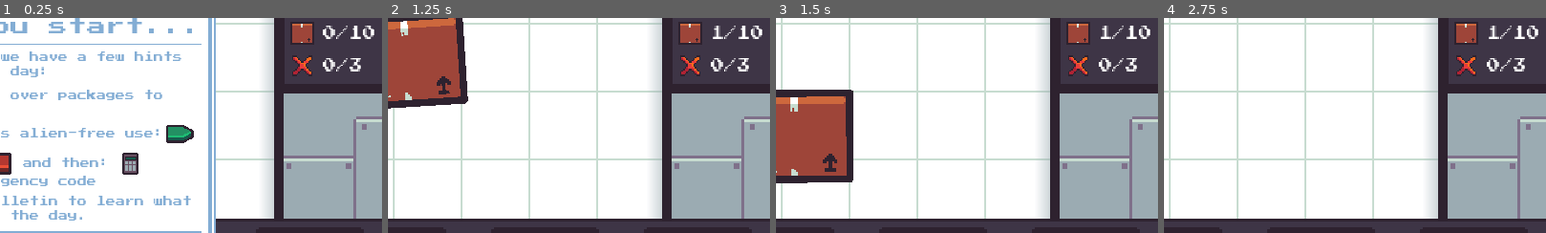
Above: before the commit, frames 1-4 (left to right).
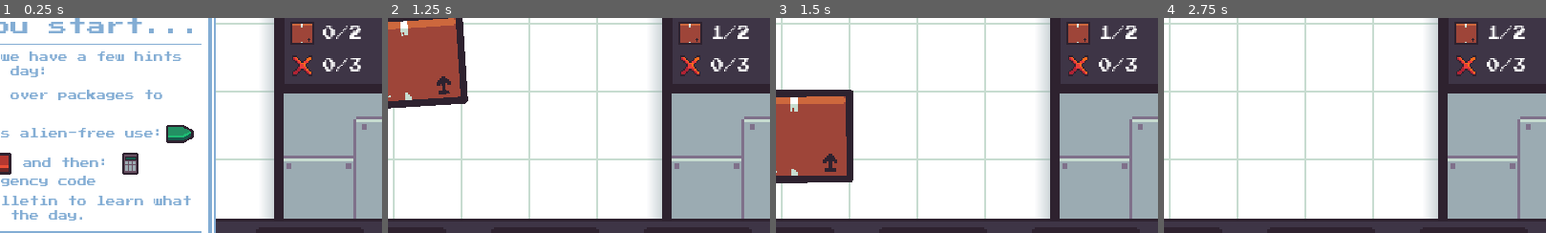
Above: after the commit, the same moments.

Repository: FixelDev/inside-out-inc
Game: Godot game, scene res://scenes/game/game.tscn
The game is run twice, just before and just after one commit, with the same random seed, the same clock (stepped at 60 frames per second) and the same inputs.
Inputs (mouse positions are % of the whole screen's width and height, from its top left):
- Up to frame 1 (0.25 s): no input
- Up to frame 2 (1.25 s): click "Begin" at 0.5 s
- Up to frame 3 (1.5 s): move the mouse to (72, 45) at 1.27 s
- Up to frame 4 (2.75 s): click "ACCEPT" at 2 s
The pictures show only the part of the screen within x 47-97%, y 16-66%; the shares and areas given below are measured in that part.

The runs differ from the first frame. In frame 1, 0.2% of the frame differs, in the area x 91-98%, y 3-10%; in frame 2, 0.2%; in frame 3, 0.2%; in frame 4, 0.2%.

Commit message:
Added ceo and ending scene

Diff:
--- a/day/day0.tres
+++ b/day/day0.tres
@@ -4,8 +4,8 @@
 
 [resource]
 script = ExtResource("1_7ig46")
-number = 0
-packages_amount = 10
+number = 1
+packages_amount = 2
 strikes_amount = 3
 normal_time_left = 10.0
 emergency_time_left = 7.0
--- /dev/null
+++ b/entities/ceo/ceo.tscn
@@ -0,0 +1,13 @@
+[gd_scene load_steps=4 format=3 uid="uid://dwxqwd52lirsk"]
+
+[ext_resource type="PackedScene" uid="uid://cf55jit22rshh" path="res://entities/packages/alien_package/alien_package.tscn" id="1_8p45j"]
+[ext_resource type="Texture2D" uid="uid://bxboil1cs7nua" path="res://entities/ceo/ceo.png" id="2_ghyje"]
+[ext_resource type="Texture2D" uid="uid://bqi5n1nfuk6t8" path="res://entities/ceo/ceo_xray.png" id="3_u3hx4"]
+
+[node name="Ceo" instance=ExtResource("1_8p45j")]
+
+[node name="NormalSprite" parent="." index="0"]
+texture = ExtResource("2_ghyje")
+
+[node name="XRaySprite" parent="." index="1"]
+texture = ExtResource("3_u3hx4")
--- a/entities/packages/alien_package/alien_package.gd
+++ b/entities/packages/alien_package/alien_package.gd
@@ -1 +1,6 @@
 class_name AlienPackage extends Package
+
+
+func _ready() -> void:
+	%XRaySprite.material = window_mask
+	%NormalSprite.material = window_mask
--- a/globals/day_manager/day_manager.gd
+++ b/globals/day_manager/day_manager.gd
@@ -11,4 +11,9 @@
 
 func increase_day() -> void:
 	current_day_index += 1
+
 	current_day = days[current_day_index]
+
+
+func is_last_day() -> bool:
+	return current_day.number == days.size()
--- a/globals/scene_manager/scene_manager.gd
+++ b/globals/scene_manager/scene_manager.gd
@@ -4,6 +4,7 @@
 @export var menu_scene: PackedScene
 @export var galactic_bulletin_scene: PackedScene
 @export var game_over_scene: PackedScene
+@export var ending_scene: PackedScene
 
 func load_scene(scene_to_load: PackedScene) -> void:
 	get_tree().change_scene_to_packed(scene_to_load)
--- a/globals/scene_manager/scene_manager.tscn
+++ b/globals/scene_manager/scene_manager.tscn
@@ -1,10 +1,11 @@
-[gd_scene load_steps=6 format=3 uid="uid://be04v30voe4it"]
+[gd_scene load_steps=7 format=3 uid="uid://be04v30voe4it"]
 
 [ext_resource type="Script" path="res://globals/scene_manager/scene_manager.gd" id="1_liu1a"]
 [ext_resource type="PackedScene" uid="uid://domuj11pt21e0" path="res://scenes/game/game.tscn" id="2_amwk1"]
 [ext_resource type="PackedScene" uid="uid://du7fbmcghrmf4" path="res://scenes/menu/menu.tscn" id="3_1yvtm"]
 [ext_resource type="PackedScene" uid="uid://fuicjracfebf" path="res://scenes/game_over/game_over.tscn" id="4_2omyk"]
 [ext_resource type="PackedScene" uid="uid://ddbur8nrk7v2v" path="res://scenes/galactic_bulletin/galactic_bulletin.tscn" id="4_r7uft"]
+[ext_resource type="PackedScene" uid="uid://dv5637c3672aj" path="res://scenes/ending/ending.tscn" id="6_yybml"]
 
 [node name="SceneManager" type="Node2D"]
 script = ExtResource("1_liu1a")
@@ -12,3 +13,4 @@
 menu_scene = ExtResource("3_1yvtm")
 galactic_bulletin_scene = ExtResource("4_r7uft")
 game_over_scene = ExtResource("4_2omyk")
+ending_scene = ExtResource("6_yybml")
--- /dev/null
+++ b/scenes/ending/ending.gd
@@ -0,0 +1,5 @@
+extends Node2D
+
+
+func _on_menu_button_pressed():
+	SceneManager.load_scene(SceneManager.menu_scene)
--- /dev/null
+++ b/scenes/ending/ending.tscn
@@ -0,0 +1,117 @@
+[gd_scene load_steps=6 format=3 uid="uid://dv5637c3672aj"]
+
+[ext_resource type="Script" path="res://scenes/ending/ending.gd" id="1_1nwhp"]
+[ext_resource type="PackedScene" uid="uid://cxkfs2kfxf0sd" path="res://ui/scrolling_stripes/scrolling_stripes.tscn" id="1_mqwbs"]
+[ext_resource type="Theme" uid="uid://dkvqiimbpsekt" path="res://scenes/game/info_paper_theme.tres" id="2_ccmw1"]
+[ext_resource type="PackedScene" uid="uid://kold78v3pbef" path="res://ui/line_divider.tscn" id="3_bt0ws"]
+
+[sub_resource type="StyleBoxFlat" id="StyleBoxFlat_lletf"]
+bg_color = Color(0.612306, 0.802791, 0.974824, 1)
+
+[node name="Ending" type="Node2D"]
+script = ExtResource("1_1nwhp")
+
+[node name="CanvasLayer" type="CanvasLayer" parent="."]
+
+[node name="Panel" type="Panel" parent="CanvasLayer"]
+anchors_preset = 15
+anchor_right = 1.0
+anchor_bottom = 1.0
+grow_horizontal = 2
+grow_vertical = 2
+theme_override_styles/panel = SubResource("StyleBoxFlat_lletf")
+
+[node name="ScrollingStripes" parent="CanvasLayer" instance=ExtResource("1_mqwbs")]
+color = Color(0.298039, 0.545098, 0.886275, 0.211765)
+
+[node name="InfoPaper" type="PanelContainer" parent="CanvasLayer"]
+anchors_preset = 8
+anchor_left = 0.5
+anchor_top = 0.5
+anchor_right = 0.5
+anchor_bottom = 0.5
+offset_left = -20.0
+offset_top = -20.0
+offset_right = 20.0
+offset_bottom = 20.0
+grow_horizontal = 2
+grow_vertical = 2
+theme = ExtResource("2_ccmw1")
+
+[node name="MarginContainer" type="MarginContainer" parent="CanvasLayer/InfoPaper"]
+layout_mode = 2
+theme_override_constants/margin_left = 10
+theme_override_constants/margin_top = 10
+theme_override_constants/margin_right = 10
+theme_override_constants/margin_bottom = 10
+
+[node name="VBoxContainer" type="VBoxContainer" parent="CanvasLayer/InfoPaper/MarginContainer"]
+layout_mode = 2
+
+[node name="Label" type="Label" parent="CanvasLayer/InfoPaper/MarginContainer/VBoxContainer"]
+layout_mode = 2
+theme_override_font_sizes/font_size = 32
+text = "Thank you"
+horizontal_alignment = 1
+vertical_alignment = 1
+
+[node name="Control" type="Control" parent="CanvasLayer/InfoPaper/MarginContainer/VBoxContainer"]
+custom_minimum_size = Vector2(0, 5)
+layout_mode = 2
+
+[node name="LineDivider" parent="CanvasLayer/InfoPaper/MarginContainer/VBoxContainer" instance=ExtResource("3_bt0ws")]
+layout_mode = 2
+color = Color(0.513726, 0.678431, 0.831373, 1)
+
+[node name="Control2" type="Control" parent="CanvasLayer/InfoPaper/MarginContainer/VBoxContainer"]
+custom_minimum_size = Vector2(0, 5)
+layout_mode = 2
+
+[node name="Label2" type="Label" parent="CanvasLayer/InfoPaper/MarginContainer/VBoxContainer"]
+custom_minimum_size = Vector2(500, 10)
+layout_mode = 2
+theme_override_font_sizes/font_size = 16
+text = "Inspector,
+Due to the unfortunate events that occurred with our former CEO, our company image was completely ruined. We will never be ever able to regain our customers' trust. We decided to shut down Inside Out Inc. for good."
+autowrap_mode = 2
+
+[node name="Control3" type="Control" parent="CanvasLayer/InfoPaper/MarginContainer/VBoxContainer"]
+custom_minimum_size = Vector2(0, 5)
+layout_mode = 2
+
+[node name="LineDivider2" parent="CanvasLayer/InfoPaper/MarginContainer/VBoxContainer" instance=ExtResource("3_bt0ws")]
+layout_mode = 2
+color = Color(0.513726, 0.678431, 0.831373, 1)
+
+[node name="Control4" type="Control" parent="CanvasLayer/InfoPaper/MarginContainer/VBoxContainer"]
+custom_minimum_size = Vector2(0, 5)
+layout_mode = 2
+
+[node name="Label3" type="Label" parent="CanvasLayer/InfoPaper/MarginContainer/VBoxContainer"]
+custom_minimum_size = Vector2(500, 10)
+layout_mode = 2
+theme_override_font_sizes/font_size = 16
+text = "Thank you for your hard work"
+autowrap_mode = 2
+
+[node name="Control6" type="Control" parent="CanvasLayer/InfoPaper/MarginContainer/VBoxContainer"]
+custom_minimum_size = Vector2(0, 15)
+layout_mode = 2
+
+[node name="Label4" type="Label" parent="CanvasLayer/InfoPaper/MarginContainer/VBoxContainer"]
+custom_minimum_size = Vector2(500, 10)
+layout_mode = 2
+theme_override_font_sizes/font_size = 10
+text = "Inside Out Inc. temporary committee"
+autowrap_mode = 2
+
+[node name="Control5" type="Control" parent="CanvasLayer/InfoPaper/MarginContainer/VBoxContainer"]
+custom_minimum_size = Vector2(0, 5)
+layout_mode = 2
+
+[node name="MenuButton" type="Button" parent="CanvasLayer/InfoPaper/MarginContainer/VBoxContainer"]
+layout_mode = 2
+size_flags_horizontal = 4
+text = "Main Menu"
+
+[connection signal="pressed" from="CanvasLayer/InfoPaper/MarginContainer/VBoxContainer/MenuButton" to="." method="_on_menu_button_pressed"]
--- a/scenes/game/game.gd
+++ b/scenes/game/game.gd
@@ -33,13 +33,18 @@
 
 func spawn_package() -> void:
 	if Globals.packages_current_count >= Globals.packages_count:
-		DayManager.increase_day()
-		SceneManager.load_scene(SceneManager.galactic_bulletin_scene)
+		if DayManager.is_last_day():
+			SceneManager.load_scene(SceneManager.ending_scene)
+		else:
+			DayManager.increase_day()
+			SceneManager.load_scene(SceneManager.galactic_bulletin_scene)
 		return
 
 
-
-	package_spawner.spawn_package()
+	if DayManager.is_last_day() and Globals.packages_current_count == Globals.packages_count - 1:
+		package_spawner.spawn_ceo()
+	else:
+		package_spawner.spawn_package()
 
 
 
--- a/scenes/game/game.tscn
+++ b/scenes/game/game.tscn
@@ -60,6 +60,7 @@
 [ext_resource type="Script" path="res://scenes/game/package_spawner.gd" id="46_mkleq"]
 [ext_resource type="PackedScene" uid="uid://c0qvln8yg28ys" path="res://entities/laser/laser.tscn" id="54_6k7yb"]
 [ext_resource type="PackedScene" uid="uid://ca22i4rw6fnel" path="res://entities/packages/destroy_particles.tscn" id="55_4wqyy"]
+[ext_resource type="PackedScene" uid="uid://dwxqwd52lirsk" path="res://entities/ceo/ceo.tscn" id="61_7lq78"]
 
 [sub_resource type="StyleBoxTexture" id="StyleBoxTexture_h1ktb"]
 texture = ExtResource("6_4fdm3")
@@ -1052,6 +1053,16 @@
 scale = Vector2(2.5625, 2.5625)
 texture = ExtResource("44_qa7fk")
 
+[node name="ceo_destination_point" type="Marker2D" parent="WallWindow"]
+unique_name_in_owner = true
+position = Vector2(625, 318.895)
+scale = Vector2(5, 5)
+
+[node name="ceo_spawn_point" type="Marker2D" parent="WallWindow"]
+unique_name_in_owner = true
+position = Vector2(64.0001, 318.895)
+scale = Vector2(5, 5)
+
 [node name="PackagesSpawnPoint" type="Marker2D" parent="WallWindow"]
 position = Vector2(640, -129)
 
@@ -1157,6 +1168,7 @@
 laser_gun = NodePath("../WallWindow/LaserGun")
 laser_scene = ExtResource("54_6k7yb")
 destroy_particles = NodePath("../WallWindow/DestroyParticles")
+ceo_scene = ExtResource("61_7lq78")
 
 [node name="DestroyArea" type="Area2D" parent="."]
 position = Vector2(640, 337)
--- a/scenes/game/info_paper_theme.tres
+++ b/scenes/game/info_paper_theme.tres
@@ -1,5 +1,50 @@
-[gd_resource type="Theme" format=3 uid="uid://dkvqiimbpsekt"]
+[gd_resource type="Theme" load_steps=10 format=3 uid="uid://dkvqiimbpsekt"]
+
+[ext_resource type="Texture2D" uid="uid://ir6p6ko5xehv" path="res://scenes/game/graphics/paper_button_hover.png" id="1_in8pp"]
+[ext_resource type="Texture2D" uid="uid://dgerfodrjvj10" path="res://scenes/game/graphics/paper_button.png" id="2_jirn6"]
+[ext_resource type="Texture2D" uid="uid://darfsxriegxbq" path="res://scenes/game/graphics/paper.png" id="3_fy2in"]
+
+[sub_resource type="StyleBoxEmpty" id="StyleBoxEmpty_dv0ps"]
+
+[sub_resource type="StyleBoxEmpty" id="StyleBoxEmpty_3mm2u"]
+
+[sub_resource type="StyleBoxTexture" id="StyleBoxTexture_0vtnk"]
+texture = ExtResource("1_in8pp")
+texture_margin_left = 14.0
+texture_margin_top = 14.0
+texture_margin_right = 14.0
+texture_margin_bottom = 14.0
+
+[sub_resource type="StyleBoxTexture" id="StyleBoxTexture_x0kc4"]
+texture = ExtResource("2_jirn6")
+texture_margin_left = 14.0
+texture_margin_top = 14.0
+texture_margin_right = 14.0
+texture_margin_bottom = 14.0
+
+[sub_resource type="StyleBoxTexture" id="StyleBoxTexture_7brag"]
+texture = ExtResource("2_jirn6")
+texture_margin_left = 14.0
+texture_margin_top = 14.0
+texture_margin_right = 14.0
+texture_margin_bottom = 14.0
+
+[sub_resource type="StyleBoxTexture" id="StyleBoxTexture_q0xhr"]
+texture = ExtResource("3_fy2in")
+texture_margin_left = 14.0
+texture_margin_top = 14.0
+texture_margin_right = 14.0
+texture_margin_bottom = 14.0
 
 [resource]
+Button/colors/font_color = Color(0.513726, 0.678431, 0.831373, 1)
+Button/colors/font_focus_color = Color(0.513726, 0.678431, 0.831373, 1)
+Button/colors/font_hover_color = Color(0.95, 0.95, 0.95, 1)
+Button/styles/disabled = SubResource("StyleBoxEmpty_dv0ps")
+Button/styles/focus = SubResource("StyleBoxEmpty_3mm2u")
+Button/styles/hover = SubResource("StyleBoxTexture_0vtnk")
+Button/styles/normal = SubResource("StyleBoxTexture_x0kc4")
+Button/styles/pressed = SubResource("StyleBoxTexture_7brag")
 Label/colors/font_color = Color(0.513726, 0.678431, 0.831373, 1)
 Label/constants/line_spacing = 8
+PanelContainer/styles/panel = SubResource("StyleBoxTexture_q0xhr")
--- a/scenes/game/package_spawner.gd
+++ b/scenes/game/package_spawner.gd
@@ -9,6 +9,11 @@
 @export var laser_scene: PackedScene
 #@export var xray: Node2D
 @export var destroy_particles: CPUParticles2D
+@export var ceo_scene: PackedScene
+
+@onready var ceo_destination_point = %ceo_destination_point
+@onready var ceo_spawn_point = %ceo_spawn_point
+
 
 signal package_delivered()
 signal package_destroyed(is_evil: bool)
@@ -36,6 +41,22 @@
 
 	var tween: Tween = get_tree().create_tween()
 	tween.tween_property(current_package, "global_position:y", package_destination_point.global_position.y, 1.2).set_trans(Tween.TRANS_CUBIC)
+	tween.parallel().tween_property(current_package, "rotation", 0, 1.2).set_trans(Tween.TRANS_CUBIC)
+
+	await tween.finished
+
+	package_delivered.emit()
+
+
+func spawn_ceo() -> void:
+	current_package = ceo_scene.instantiate()
+	ceo_spawn_point.add_child(current_package)
+	current_package.global_position = ceo_spawn_point.global_position
+	current_package.rotation = -0.2
+	Globals.packages_current_count += 1
+
+	var tween: Tween = get_tree().create_tween()
+	tween.tween_property(current_package, "global_position", ceo_destination_point.global_position, 1.2).set_trans(Tween.TRANS_CUBIC)
 	tween.parallel().tween_property(current_package, "rotation", 0, 1.2).set_trans(Tween.TRANS_CUBIC)
 
 	await tween.finished
@@ -73,6 +94,7 @@
 	laser.queue_free()
 	current_package.queue_free()
 
+
 func forward_package() -> void:
 	var tween: Tween = get_tree().create_tween()
 	tween.tween_property(current_package, "global_position", package_forward_point.global_position, 1).set_trans(Tween.TRANS_CUBIC)
Not shown: 1 places in scenes/game/game.tscn that only renumber resources
